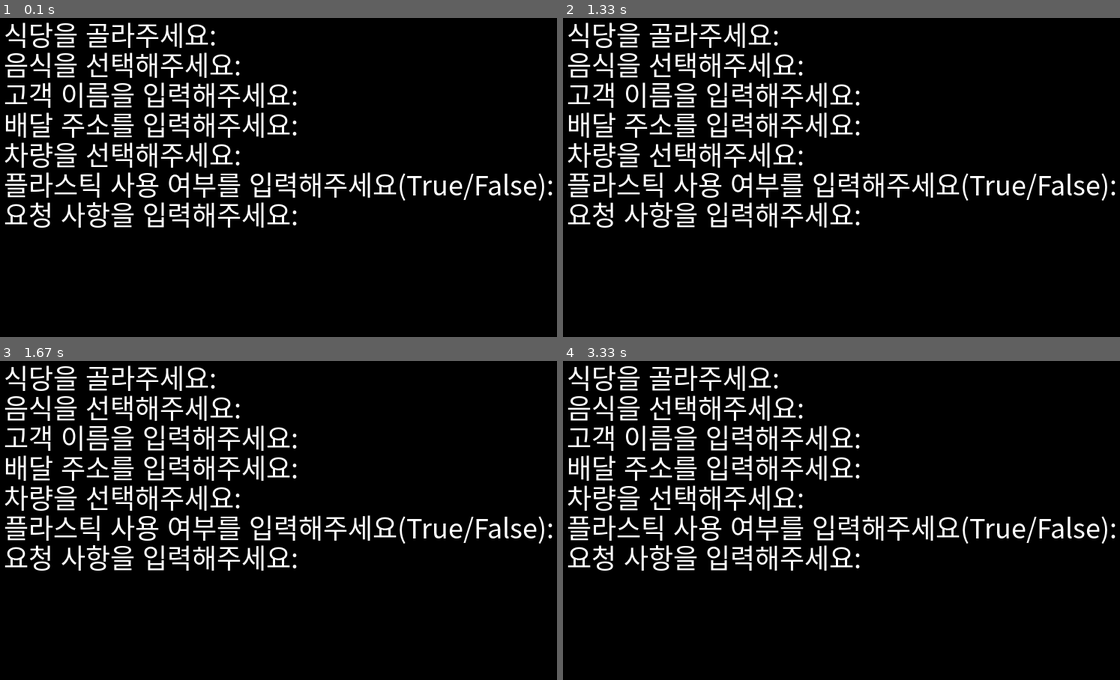
Above: before the commit, frames 1-4 (two rows, left to right).
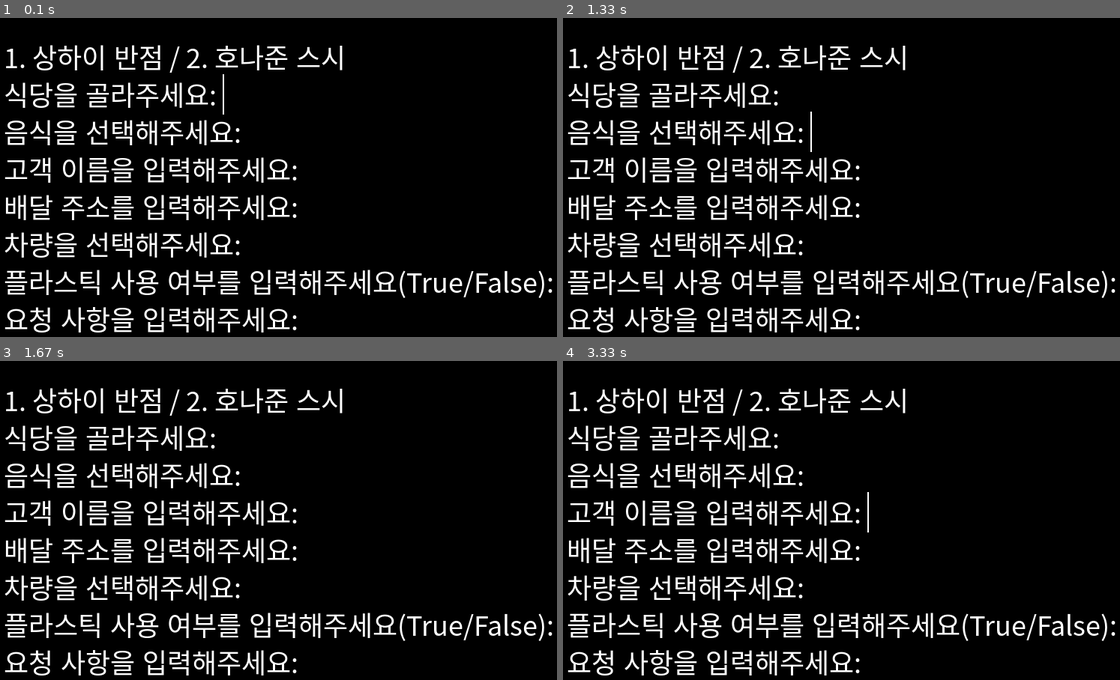
Above: after the commit, the same moments.

Repository: Hwanjun-Koo/Design-Pattern
Game: pygame game, started from 배달서비스 프로젝트/DeliveryService.py
Same seed, same stepped clock (60 frames per second), same inputs: the game is played once before the commit and once after it.
Inputs:
- Up to frame 1 (0.1 s): no input
- Up to frame 2 (1.33 s): tap Enter at 0.33 s; hold Up from 1.22 s (still down)
- Up to frame 3 (1.67 s): keep holding Up
- Up to frame 4 (3.33 s): release Up at 1.68 s; hold Right 1.77-2.23 s; hold Left 2.27-2.8 s; hold Down 2.83-3.13 s; tap Enter at 3.17 s

The runs differ from the first frame. In frame 1, 18% of the frame differs, in the area x 0-100%, y 1-99%; in frame 2, 18%; in frame 3, 18%; in frame 4, 18%.

Commit message:
주문을 pygame에서 받기 - 2단계

Diff:
--- a/배달서비스 프로젝트/DeliveryApp.py
+++ b/배달서비스 프로젝트/DeliveryApp.py
@@ -4,8 +4,18 @@
     def __init__(self, restaurant_db, current_order):
         self.restaurant_db = restaurant_db
         self.current_order = current_order
-        self.prompt = ["식당을 골라주세요", "음식을 선택해주세요", "고객 이름을 입력해주세요", "배달 주소를 입력해주세요", "차량을 선택해주세요", "플라스틱 사용 여부를 입력해주세요(True/False)", "요청 사항을 입력해주세요"]
-        self.input_list = [""] * len(self.prompt)  # Initialize the list with empty strings
+        restaurant_list = " / ".join(f"{i+1}. {restaurant.name}" for i, restaurant in enumerate(self.restaurant_db.get_all()))
+        self.prompt = [
+    *restaurant_list.splitlines(),
+    "식당을 골라주세요: ",
+    "음식을 선택해주세요: ",
+    "고객 이름을 입력해주세요: ",
+    "배달 주소를 입력해주세요: ",
+    "차량을 선택해주세요: ",
+    "플라스틱 사용 여부를 입력해주세요(True/False): ",
+    "요청 사항을 입력해주세요: "
+]
+        self.input_list = [""] * len(self.prompt)
         self.current_input = 0
         self.font_path = "C:/Windows/Fonts/malgun.ttf"  # 한글을 지원하는 폰트 파일 경로
 
@@ -14,6 +24,8 @@
         self.font = pygame.font.Font(self.font_path, 36)
         self.screen = pygame.display.set_mode((800, 600))
         running = True
+        cursor_visible = True
+        cursor_timer = pygame.time.get_ticks()
         while running:
             for event in pygame.event.get():
                 if event.type == pygame.QUIT:
@@ -24,7 +36,6 @@
                             self.current_input += 1
                         else:
                             self.current_order = self.restaurant_db.create(*self.input_list)
-                            self.input_list = [""] * len(self.prompt)
                             self.current_input = 0
                     elif event.key == pygame.K_BACKSPACE:  # Backspace key
                         self.input_list[self.current_input] = self.input_list[self.current_input][:-1]
@@ -34,7 +45,23 @@
             self.screen.fill((0, 0, 0))
             font = pygame.font.Font(None, 36)
             for i in range(len(self.prompt)):
-                text = self.font.render(self.prompt[i] + ": " + self.input_list[i], True, (255, 255, 255))
-                self.screen.blit(text, (20, 20 + 40 * i))
+                if i == self.current_input:
+                    if i == 0:
+                        text = self.font.render(self.prompt[i], True, (255, 255, 255))
+                    else:
+                        text = self.font.render(self.prompt[i] + self.input_list[i-1], True, (255, 255, 255))
+
+                else:
+                    text = self.font.render(self.prompt[i] + self.input_list[i-1], True, (255, 255, 255))
+                self.screen.blit(text, (20, 50 + 50 * i))
+            if cursor_visible and self.current_input < len(self.prompt):
+                cursor_y = 50 + 50 * (self.current_input + 1)  # 커서가 "식당을 골라주세요" 문장 다음에 위치하도록 조정
+                cursor_x = 20 + self.font.size(self.prompt[self.current_input + 1])[0] + self.font.size(self.input_list[self.current_input])[0]  # 커서의 x 좌표
+                cx, cy = cursor_x, cursor_y
+                pygame.draw.line(self.screen, (255, 255, 255), (cx, cy), (cx, cy + self.font.get_height()), 2)
+
+            if pygame.time.get_ticks() - cursor_timer > 500:
+                cursor_timer = pygame.time.get_ticks()
+                cursor_visible = not cursor_visible
             pygame.display.flip()
         pygame.quit()
